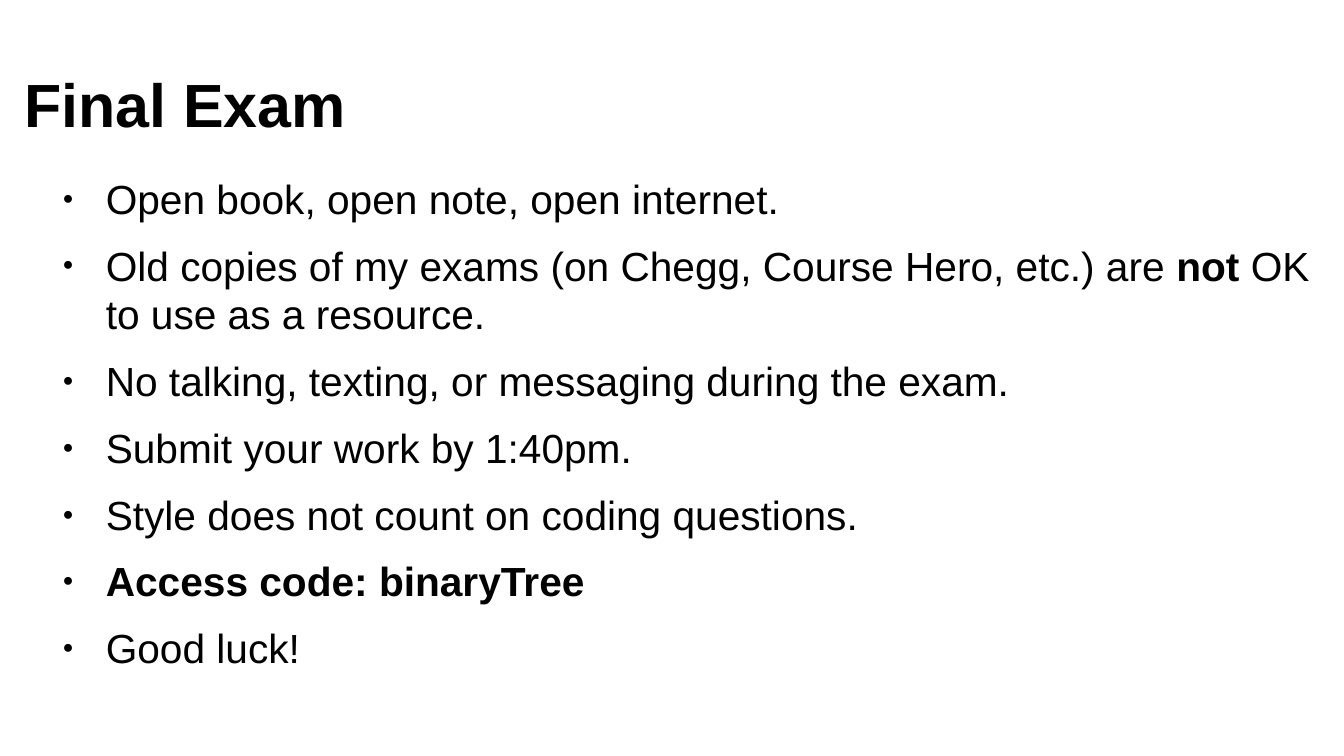
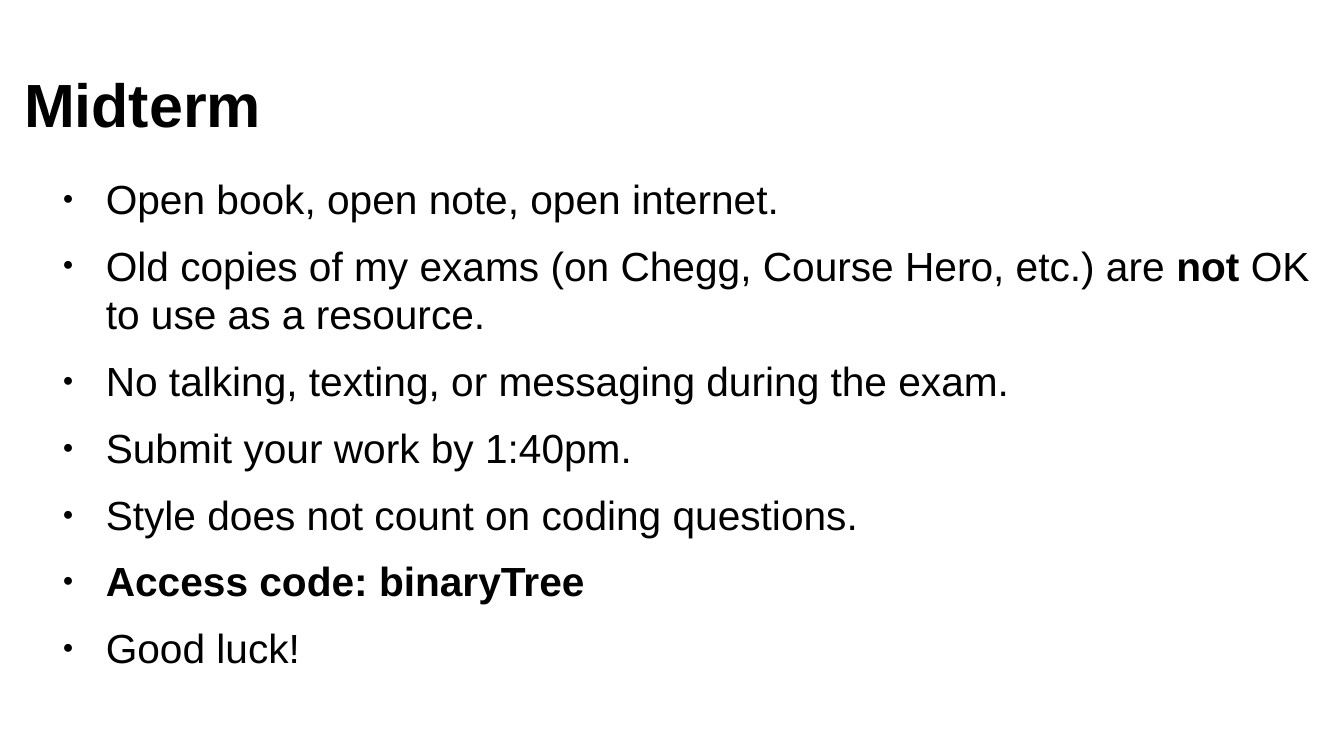
Before and after one commit to gentry-atkinson/CS1428_summer_2023, a slide deck: slide 1 of lectures/midterm_in_class.odp. Drawn at 1344x756 pixels with LibreOffice and Linux fonts; fonts in the diff are those of the drawing; background and template pictures are left out. Boxes give left, top, right and bottom in pixels: in the first picture for what was removed or moved away, otherwise in the second. Text is boxed around its words. In the diff, an @@ line names an element or a change of style, - is before the commit and + after.

Commit message:
the midterm is the midterm

```diff
--- a/lectures/midterm_in_class.odp
+++ b/lectures/midterm_in_class.odp
@@ text at (24,82,261,128): text changed @@
-Final Exam
+Midterm
```
Also in this commit, not shown: 1 other file.
